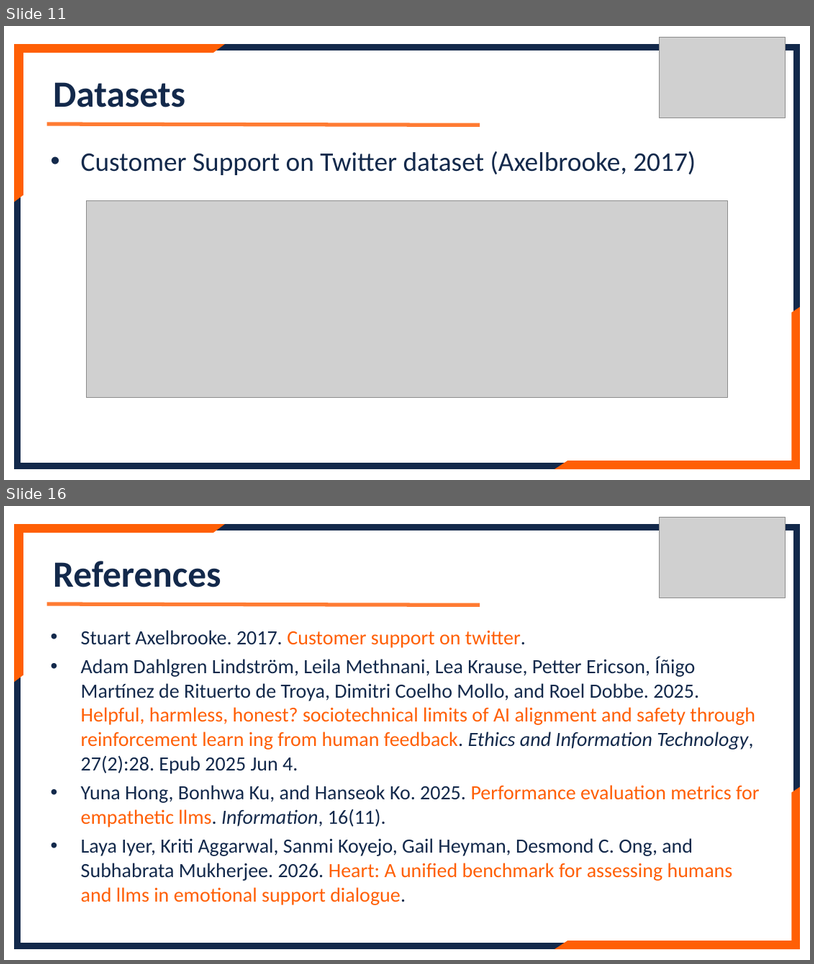
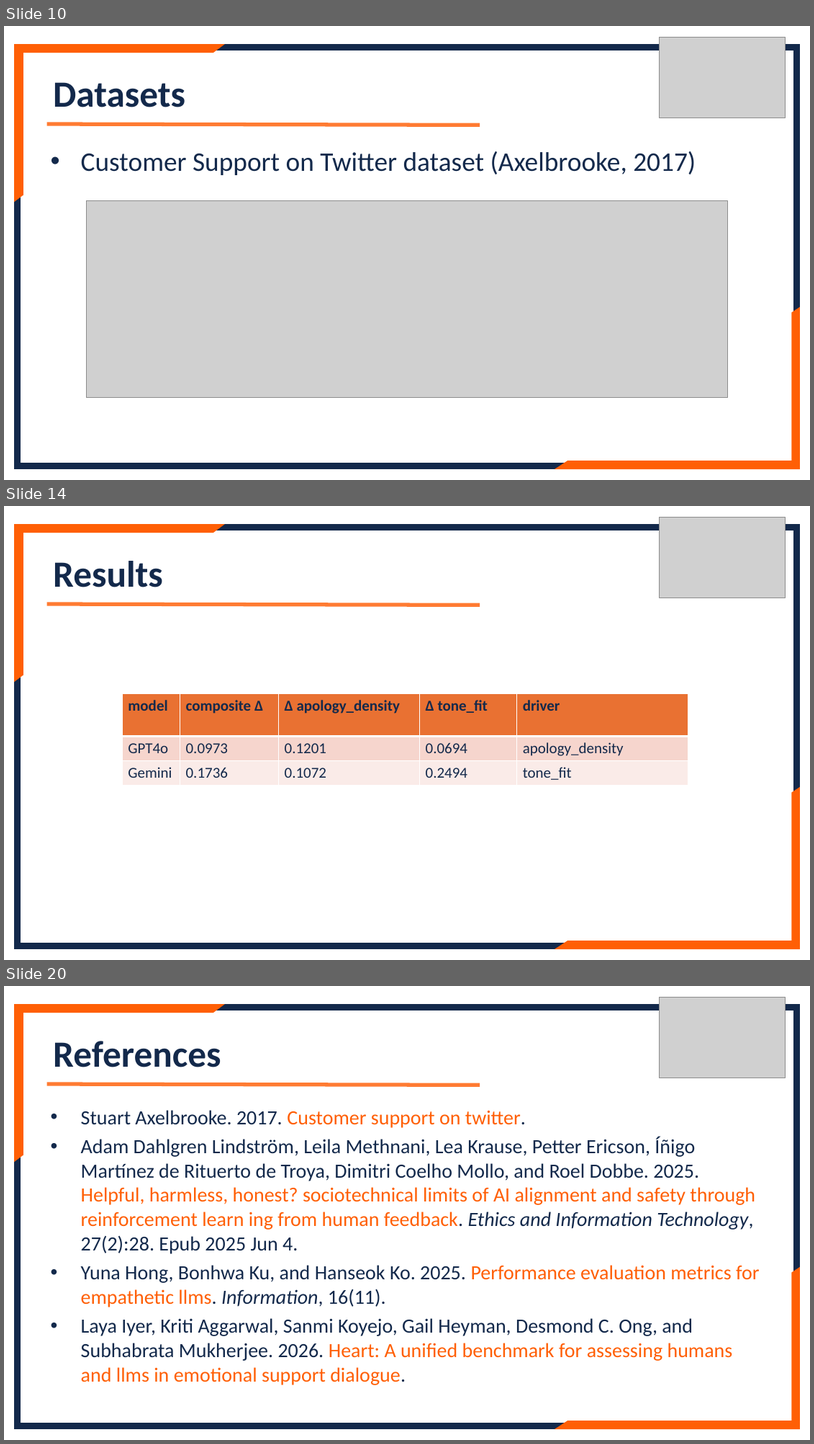
Before and after one commit to lennylin1998/ecs-llm, a slide deck: src/Files/Final_ppt.pptx. Shown one above the other, each under a label of ours: slides 11 and 16 before the commit, slides 10, 14 and 20 after it; the slides between them are not shown. The pictures are 814x964 and 814x1444 pixels, drawn with LibreOffice and Linux fonts; fonts in the diff are those of the drawing; grey boxes stand for pictures. Boxes give left, top, right and bottom in pixels: in the first picture for what was removed or moved away, otherwise in the second. Text is boxed around its words. In the diff, an @@ line names an element or a change of style, - is before the commit and + after.

```diff
--- a/src/Files/Final_ppt.pptx
+++ b/src/Files/Final_ppt.pptx
@@ slide 14 added at [4, 506, 810, 960], background #FFFFFF @@
@@ frame added at [15, 525, 800, 948], fill #13294B, outline #13294B 1.5 pt @@
@@ half frame added at [15, 525, 223, 681], fill #FF5F05, outline #FF5F05 1.5 pt @@
@@ picture added at [659, 518, 785, 598] @@
@@ text added at [53, 561, 163, 587], 44 pt, text #13294B, bold @@
+Results
@@ line added from (47, 604) to (480, 605), #FF5F05 4.5 pt @@
@@ table added at [122, 693, 688, 785], 3 rows, 5 columns @@
+model | composite Δ | Δ apology_density | Δ tone_fit | driver
+GPT4o | 0.0973 | 0.1201 | 0.0694 | apology_density
+Gemini | 0.1736 | 0.1072 | 0.2494 | tone_fit
@@ half frame added at [557, 788, 800, 948], fill #FF5F05, outline #FF5F05 1.5 pt @@
@@ what was slide 11 is now slide 10 @@
@@ what was slide 16 is now slide 20 @@
```
Also in this commit, not shown: 5 slides changed, 5 other slides added, 2 slides removed, 5 other files.
